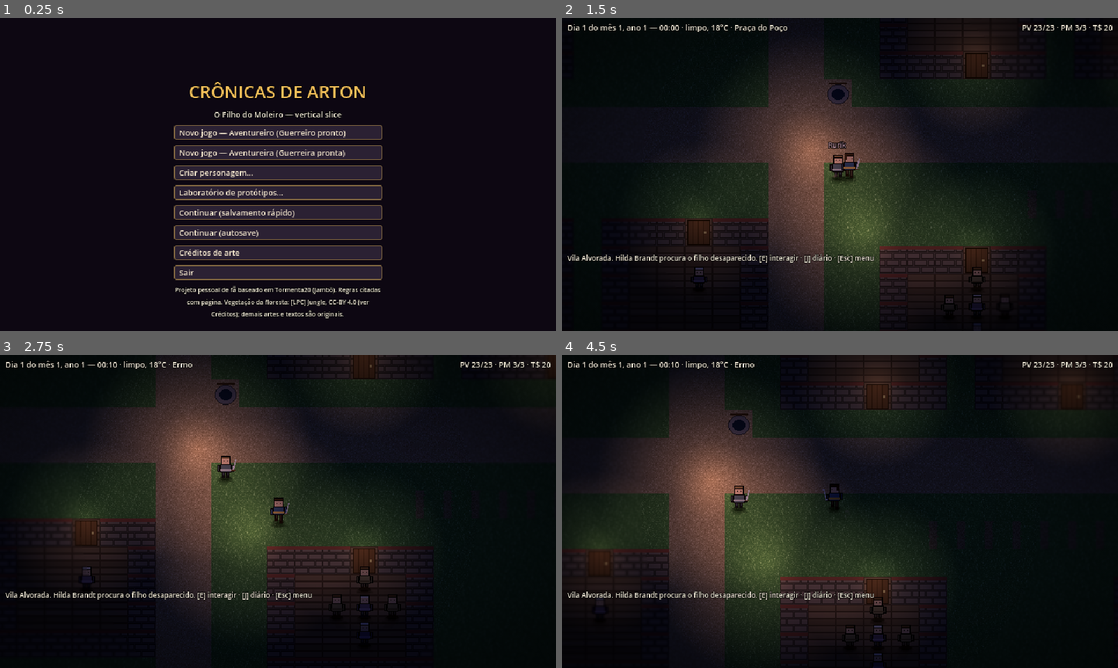
Above: before the commit, frames 1-4 (two rows, left to right).
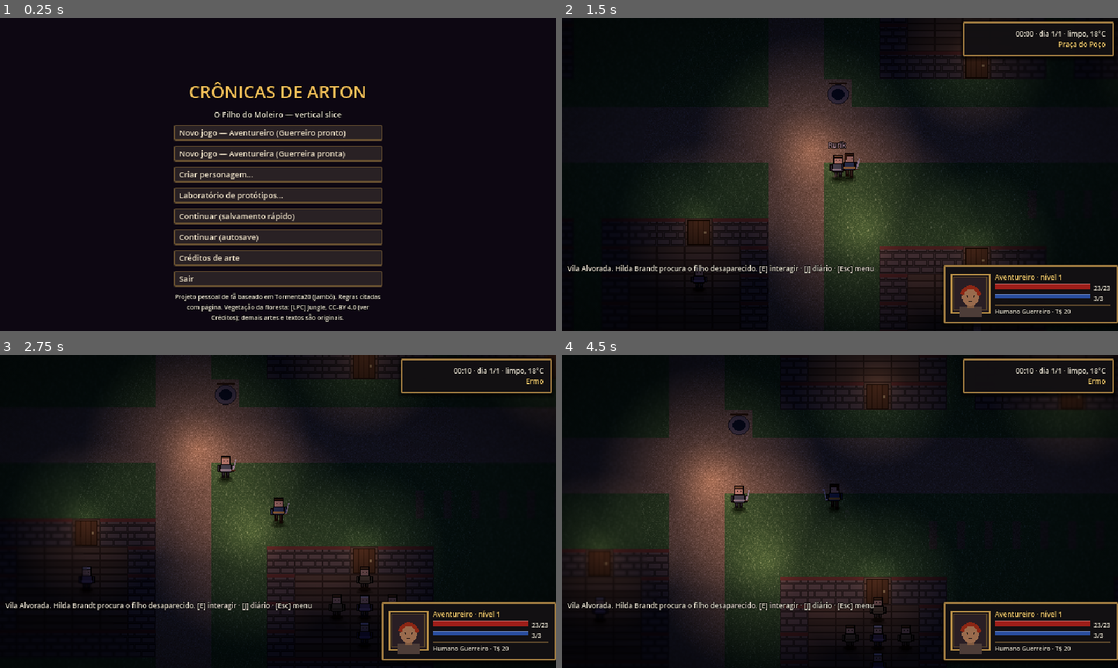
Above: after the commit, the same moments.

Repository: Vihtones/Cronicas-de-arton-1
Game: Godot game, scene res://scenes/main.tscn
Same seed, same stepped clock (60 frames per second), same inputs: the game is played once before the commit and once after it.
Inputs (mouse positions are in pixels of both pictures, inside the frame that each line leads up to):
- Up to frame 1 (0.25 s): no input
- Up to frame 2 (1.5 s): click "Novo jogo — Aventureiro (Guer…" at 0.5 s; tap Enter at 1.25, 1.35 s; move the mouse to (962, 158) at 1.27 s; hold D (move_right) from 1.28 s (still down); click (962, 158) at 1.42 s
- Up to frame 3 (2.75 s): tap Space at 1.52, 2.27 s; move the mouse to (166, 527) at 2.02 s; release D (move_right) at 2.03 s; hold S (move_down) from 2.03 s (still down); tap Keypad Enter at 2.1 s
- Up to frame 4 (4.5 s): move the mouse to (895, 442) at 2.77 s; release S (move_down) at 2.78 s; hold D (move_right) 2.78-3.53 s; tap Backspace at 2.85 s; move the mouse to (812, 574) at 3.52 s; hold W (move_up) 3.53-4.28 s; tap 1 at 3.6 s; click (812, 574) at 3.67 s; tap Space at 3.77 s; move the mouse to (1006, 558) at 4.27 s; hold A (move_left) from 4.28 s (still down); tap 2 at 4.35 s

The runs differ from the first frame. In frame 1, 11% of the frame differs, in the area x 31-69%, y 34-98%; in frame 2, 4.3%; in frame 3, 4.2%; in frame 4, 4.3%.

Commit message:
HUD estilo Stoneshard (placa de estado com retrato e barras, placa de hora), tema novo, janelas animadas, diálogo com retrato e texto progressivo, criação com prévia
Co-Authored-By: Claude Opus 5.5 <noreply@anthropic.com>
Claude-Session: https://claude.ai/code/session_01HZtRiEACHZcGjMf5GEYDgx

Diff:
--- a/src/presentation/ui/ui_root.gd
+++ b/src/presentation/ui/ui_root.gd
@@ -72,33 +72,56 @@
 
 # --- Tema ---------------------------------------------------------------------------
 func _make_theme() -> Theme:
+	## Tema inspirado na interface de Stoneshard (atualização #39): painéis escuros e "monumentais",
+	## moldura sólida de bronze gasto com filete interno, títulos dourados e texto claro legível.
 	var t := Theme.new()
 	t.default_font_size = 9
 	var sb := StyleBoxFlat.new()
-	sb.bg_color = Color(0.09, 0.07, 0.11, 0.92)
-	sb.border_color = Color(0.78, 0.63, 0.3)
-	sb.set_border_width_all(1)
-	sb.set_corner_radius_all(3)
-	sb.set_content_margin_all(6)
+	sb.bg_color = Color(0.075, 0.065, 0.075, 0.94)
+	sb.border_color = Color(0.62, 0.48, 0.25)
+	sb.set_border_width_all(2)
+	sb.set_corner_radius_all(1)
+	sb.set_content_margin_all(8)
+	sb.shadow_color = Color(0, 0, 0, 0.55)
+	sb.shadow_size = 4
+	sb.shadow_offset = Vector2(0, 2)
+	sb.expand_margin_left = 1; sb.expand_margin_right = 1
 	t.set_stylebox("panel", "PanelContainer", sb)
 	var bn := StyleBoxFlat.new()
-	bn.bg_color = Color(0.17, 0.13, 0.2)
-	bn.border_color = Color(0.5, 0.4, 0.25)
-	bn.set_border_width_all(1)
-	bn.set_corner_radius_all(2)
-	bn.content_margin_left = 6; bn.content_margin_right = 6; bn.content_margin_top = 2; bn.content_margin_bottom = 2
-	var bh := bn.duplicate(); bh.bg_color = Color(0.3, 0.22, 0.32); bh.border_color = Color(0.9, 0.75, 0.4)
-	var bd := bn.duplicate(); bd.bg_color = Color(0.12, 0.1, 0.13); bd.border_color = Color(0.3, 0.27, 0.25)
+	bn.bg_color = Color(0.16, 0.13, 0.14)
+	bn.border_color = Color(0.4, 0.31, 0.19)
+	bn.border_width_left = 1; bn.border_width_right = 1; bn.border_width_top = 1; bn.border_width_bottom = 2
+	bn.set_corner_radius_all(1)
+	bn.content_margin_left = 6; bn.content_margin_right = 6; bn.content_margin_top = 2; bn.content_margin_bottom = 3
+	var bh := bn.duplicate(); bh.bg_color = Color(0.27, 0.2, 0.17); bh.border_color = Color(0.86, 0.68, 0.36)
+	var bp := bn.duplicate(); bp.bg_color = Color(0.12, 0.09, 0.09); bp.border_color = Color(0.86, 0.68, 0.36)
+	bp.border_width_top = 2; bp.border_width_bottom = 1
+	var bd := bn.duplicate(); bd.bg_color = Color(0.1, 0.09, 0.1); bd.border_color = Color(0.24, 0.21, 0.19)
 	t.set_stylebox("normal", "Button", bn)
 	t.set_stylebox("hover", "Button", bh)
-	t.set_stylebox("pressed", "Button", bh)
+	t.set_stylebox("pressed", "Button", bp)
 	t.set_stylebox("focus", "Button", bh)
 	t.set_stylebox("disabled", "Button", bd)
-	t.set_color("font_color", "Button", Color(0.95, 0.9, 0.8))
-	t.set_color("font_color", "Label", Color(0.95, 0.92, 0.85))
+	t.set_color("font_color", "Button", Color(0.93, 0.88, 0.78))
+	t.set_color("font_hover_color", "Button", Color(1.0, 0.92, 0.7))
+	t.set_color("font_disabled_color", "Button", Color(0.5, 0.47, 0.44))
+	t.set_color("font_color", "Label", Color(0.93, 0.9, 0.84))
 	t.set_color("font_outline_color", "Label", Color(0, 0, 0))
 	t.set_constant("outline_size", "Label", 2)
+	t.set_constant("line_spacing", "Label", 1)
 	t.set_font_size("font_size", "Button", 9)
+	var sep := StyleBoxLine.new()
+	sep.color = Color(0.45, 0.35, 0.2, 0.8)
+	sep.thickness = 1
+	t.set_stylebox("separator", "HSeparator", sep)
+	var grab := StyleBoxFlat.new()
+	grab.bg_color = Color(0.55, 0.42, 0.22)
+	grab.set_corner_radius_all(1)
+	t.set_stylebox("grabber", "VScrollBar", grab)
+	t.set_stylebox("grabber_highlight", "VScrollBar", grab)
+	var track := StyleBoxFlat.new()
+	track.bg_color = Color(0.1, 0.08, 0.09)
+	t.set_stylebox("scroll", "VScrollBar", track)
 	return t
 
 
@@ -106,7 +129,20 @@
 	var p := PanelContainer.new()
 	parent.add_child(p)
 	p.set_anchors_preset(anchor_preset)
+	p.visibility_changed.connect(_on_panel_shown.bind(p))
 	return p
+
+
+## Janelas entram com um leve crescimento e fade (sensação de peso, sem demora: 0,12 s).
+func _on_panel_shown(p: Control) -> void:
+	if not p.visible or Game.settings.reduce_motion:
+		return
+	p.pivot_offset = p.size / 2.0
+	p.scale = Vector2(0.96, 0.96)
+	p.modulate.a = 0.0
+	var tw := p.create_tween().set_parallel(true)
+	tw.tween_property(p, "scale", Vector2.ONE, 0.12).set_trans(Tween.TRANS_BACK).set_ease(Tween.EASE_OUT)
+	tw.tween_property(p, "modulate:a", 1.0, 0.1)
 
 
 func _label(text: String = "", size: int = 9) -> Label:
@@ -127,25 +163,101 @@
 
 
 # --- HUD ------------------------------------------------------------------------------
+var hud_status: PanelContainer
+var hud_portrait: Portrait
+var hud_name: Label
+var bar_pv: ProgressBar
+var bar_pm: ProgressBar
+var bar_xp: ProgressBar
+var lbl_pv: Label
+var lbl_pm: Label
+var hud_clock: PanelContainer
+var lbl_clock: Label
+var lbl_place: Label
+
+
+func _bar(col: Color, h: float) -> ProgressBar:
+	var b := ProgressBar.new()
+	b.show_percentage = false
+	b.custom_minimum_size = Vector2(110, h)
+	var bg := StyleBoxFlat.new()
+	bg.bg_color = Color(0.05, 0.04, 0.05)
+	bg.border_color = Color(0.36, 0.28, 0.17)
+	bg.set_border_width_all(1)
+	var fg := StyleBoxFlat.new()
+	fg.bg_color = col
+	fg.border_color = col.lightened(0.35)
+	fg.border_width_top = 1
+	b.add_theme_stylebox_override("background", bg)
+	b.add_theme_stylebox_override("fill", fg)
+	return b
+
+
 func _build_hud(root: Control) -> void:
-	hud_top = _label("", 9)
-	hud_top.position = Vector2(6, 4)
-	hud_top.size = Vector2(420, 24)
-	hud_top.autowrap_mode = TextServer.AUTOWRAP_OFF
+	# placa de estado (canto inferior direito): retrato com expressão, nome, PV, PM e XP
+	hud_status = _panel(root, Control.PRESET_TOP_LEFT)
+	hud_status.position = Vector2(440, 284)
+	hud_status.custom_minimum_size = Vector2(194, 0)
+	var row := HBoxContainer.new()
+	row.add_theme_constant_override("separation", 6)
+	hud_status.add_child(row)
+	hud_portrait = Portrait.new()
+	hud_portrait.custom_minimum_size = Vector2(44, 44)
+	hud_portrait.size_flags_vertical = Control.SIZE_SHRINK_CENTER
+	row.add_child(hud_portrait)
+	var col := VBoxContainer.new()
+	col.add_theme_constant_override("separation", 1)
+	row.add_child(col)
+	hud_name = _label("", 8)
+	hud_name.autowrap_mode = TextServer.AUTOWRAP_OFF
+	hud_name.add_theme_color_override("font_color", Color(0.98, 0.82, 0.45))
+	col.add_child(hud_name)
+	var pv_row := HBoxContainer.new()
+	bar_pv = _bar(Color(0.62, 0.12, 0.1), 7)
+	pv_row.add_child(bar_pv)
+	lbl_pv = _label("", 7)
+	lbl_pv.autowrap_mode = TextServer.AUTOWRAP_OFF
+	pv_row.add_child(lbl_pv)
+	col.add_child(pv_row)
+	var pm_row := HBoxContainer.new()
+	bar_pm = _bar(Color(0.16, 0.3, 0.62), 5)
+	pm_row.add_child(bar_pm)
+	lbl_pm = _label("", 7)
+	lbl_pm.autowrap_mode = TextServer.AUTOWRAP_OFF
+	pm_row.add_child(lbl_pm)
+	col.add_child(pm_row)
+	bar_xp = _bar(Color(0.75, 0.6, 0.25), 2)
+	col.add_child(bar_xp)
+	hud_right = _label("", 7)
+	hud_right.autowrap_mode = TextServer.AUTOWRAP_OFF
+	col.add_child(hud_right)
+	# placa de hora e lugar (canto superior direito)
+	hud_clock = _panel(root, Control.PRESET_TOP_LEFT)
+	hud_clock.position = Vector2(462, 4)
+	hud_clock.custom_minimum_size = Vector2(172, 0)
+	var cv := VBoxContainer.new()
+	cv.add_theme_constant_override("separation", 0)
+	hud_clock.add_child(cv)
+	lbl_clock = _label("", 8)
+	lbl_clock.autowrap_mode = TextServer.AUTOWRAP_OFF
+	lbl_clock.horizontal_alignment = HORIZONTAL_ALIGNMENT_RIGHT
+	cv.add_child(lbl_clock)
+	lbl_place = _label("", 8)
+	lbl_place.autowrap_mode = TextServer.AUTOWRAP_OFF
+	lbl_place.horizontal_alignment = HORIZONTAL_ALIGNMENT_RIGHT
+	lbl_place.add_theme_color_override("font_color", Color(0.98, 0.82, 0.45))
+	cv.add_child(lbl_place)
+	hud_top = _label("", 8)   # mantido para compatibilidade (texto completo, oculto)
+	hud_top.visible = false
 	root.add_child(hud_top)
-	hud_right = _label("", 9)
-	hud_right.horizontal_alignment = HORIZONTAL_ALIGNMENT_RIGHT
-	hud_right.position = Vector2(400, 4)
-	hud_right.size = Vector2(234, 40)
-	root.add_child(hud_right)
 	signals_label = _label("", 8)
-	signals_label.position = Vector2(6, 26)
+	signals_label.position = Vector2(6, 6)
 	signals_label.size = Vector2(380, 30)
 	signals_label.add_theme_color_override("font_color", Color(0.8, 0.9, 1.0))
 	root.add_child(signals_label)
 	log_box = VBoxContainer.new()
-	log_box.position = Vector2(6, 270)
-	log_box.size = Vector2(400, 80)
+	log_box.position = Vector2(6, 282)
+	log_box.size = Vector2(430, 72)
 	log_box.add_theme_constant_override("separation", 0)
 	log_box.mouse_filter = Control.MOUSE_FILTER_IGNORE
 	root.add_child(log_box)
@@ -180,9 +292,28 @@
 	var loc := Game.db.location(Game.db.location_at(Game.player_tile()))
 	var weather_txt: String = ("%s, %d°C" % [wm.region.condition, wm.region.temp_c]) if wm.enabled else "—"
 	hud_top.text = "Dia %d do mês %d, ano %d — %02d:%02d · %s · %s" % [c.day, c.month, c.year, c.hour, c.minute, weather_txt, loc.get("name", "Ermo")]
-	var s := w.player_sheet
+	lbl_clock.text = "%02d:%02d · dia %d/%d · %s" % [c.hour, c.minute, c.day, c.month, weather_txt]
+	lbl_place.text = str(loc.get("name", "Ermo"))
+	var s: CharacterSheet = w.modules.combat.sim.c("player").sheet if w.modules.combat.active else w.player_sheet
 	var sneak: bool = w.modules.combat.stance_sneak
-	hud_right.text = "PV %d/%d · PM %d/%d · T$ %d\n%s" % [s.pv, s.pv_max, s.pm, s.pm_max, w.player.gold, "[Furtivo]" if sneak else ""]
+	hud_name.text = "%s · nível %d" % [s.name, s.level]
+	bar_pv.max_value = maxi(1, s.pv_max); bar_pv.value = maxi(0, s.pv)
+	bar_pm.max_value = maxi(1, s.pm_max); bar_pm.value = maxi(0, s.pm)
+	lbl_pv.text = "%d/%d" % [s.pv, s.pv_max]
+	lbl_pm.text = "%d/%d" % [s.pm, s.pm_max]
+	var prog: ProgressionModule = w.modules.progression
+	bar_xp.max_value = maxi(1, prog.xp_to_next()); bar_xp.value = s.xp
+	hud_right.text = "%s %s · T$ %d%s" % [CharacterBuilder.RACE_NAMES.get(s.race_id, ""), s.class_id.capitalize(), w.player.gold, " · furtivo" if sneak else ""]
+	if hud_portrait.actor_id != "player" or hud_portrait.race != s.race_id:
+		hud_portrait.set_actor("player", s.race_id)
+	var ratio := float(s.pv) / maxf(1.0, s.pv_max)
+	var expr := "neutro" if ratio > 0.6 else ("determinado" if ratio > 0.3 else "dor")
+	if s.pv <= 0: expr = "medo"
+	if hud_portrait.expression != expr:
+		hud_portrait.set_expression(expr)
+	var busy := panel_journal.visible or panel_shop.visible or panel_pause.visible or panel_dialogue.visible
+	hud_status.visible = Game.mode in [Game.Mode.EXPLORE, Game.Mode.COMBAT] and not busy
+	hud_clock.visible = Game.mode == Game.Mode.EXPLORE and not busy
 	var sig: Array = []
 	for x in w.modules.exploration.nearby_signals(2):
 		sig.append(x.signal)
@@ -230,24 +361,51 @@
 
 
 # --- Diálogo ----------------------------------------------------------------------------------
+var dlg_portrait: Portrait
+var _type_tween: Tween
+
+
 func _build_dialogue(root: Control) -> void:
 	panel_dialogue = _panel(root, Control.PRESET_BOTTOM_WIDE)
-	panel_dialogue.offset_top = -150
-	panel_dialogue.offset_left = 20
-	panel_dialogue.offset_right = -20
-	panel_dialogue.offset_bottom = -8
+	panel_dialogue.offset_top = -132
+	panel_dialogue.offset_left = 12
+	panel_dialogue.offset_right = -12
+	panel_dialogue.offset_bottom = -6
+	var row := HBoxContainer.new()
+	row.add_theme_constant_override("separation", 8)
+	panel_dialogue.add_child(row)
+	dlg_portrait = Portrait.new()
+	dlg_portrait.custom_minimum_size = Vector2(76, 76)
+	dlg_portrait.size_flags_vertical = Control.SIZE_SHRINK_BEGIN
+	row.add_child(dlg_portrait)
 	var v := VBoxContainer.new()
-	panel_dialogue.add_child(v)
+	v.size_flags_horizontal = Control.SIZE_EXPAND_FILL
+	v.add_theme_constant_override("separation", 2)
+	row.add_child(v)
 	dlg_name = _label("", 10)
 	dlg_name.add_theme_color_override("font_color", Color(1, 0.85, 0.45))
 	v.add_child(dlg_name)
+	v.add_child(HSeparator.new())
 	dlg_text = _label("", 9)
-	dlg_text.custom_minimum_size = Vector2(560, 30)
+	dlg_text.custom_minimum_size = Vector2(500, 30)
 	v.add_child(dlg_text)
 	dlg_opts = VBoxContainer.new()
 	dlg_opts.add_theme_constant_override("separation", 1)
 	v.add_child(dlg_opts)
 	panel_dialogue.visible = false
+
+
+## Texto aparece letra a letra (rápido; reduzir movimento mostra tudo de uma vez).
+func _typewrite(lbl: Label, txt: String) -> void:
+	if _type_tween and _type_tween.is_valid():
+		_type_tween.kill()
+	lbl.text = txt
+	if Game.settings.reduce_motion:
+		lbl.visible_ratio = 1.0
+		return
+	lbl.visible_ratio = 0.0
+	_type_tween = lbl.create_tween()
+	_type_tween.tween_property(lbl, "visible_ratio", 1.0, clampf(txt.length() / 90.0, 0.15, 1.2))
 
 
 func refresh_dialogue() -> void:
@@ -258,10 +416,14 @@
 		return
 	panel_dialogue.visible = true
 	dlg_name.text = view.name
+	if dlg_portrait.actor_id != view.npc:
+		dlg_portrait.set_actor(view.npc, "humano")
+		dlg_portrait.set_expression("neutro")
 	var base: String = view.text
 	if base != _dlg_shown_text:
 		_dlg_shown_text = base
-		dlg_text.text = base
+		_typewrite(dlg_text, base)
+		dlg_portrait.set_expression(_tone_expression(base))
 		var d := Game.world.npc_def(view.npc)
 		Game.dialogue_provider.verbalize_async(view.npc, base, {"name": d.get("name", ""), "profession": d.get("profession", ""),
 			"allowed_names": ["Tomas", "Hilda", "Otto", "Lena", "Valkaria", "Khalmyr", "Kael", "Dorn", "Elsa", "Rosana"]},
@@ -270,6 +432,16 @@
 		c.queue_free()
 	for o in view.options:
 		dlg_opts.add_child(_button("%d. %s" % [o.index + 1, o.text], _choose.bind(o.index)))
+
+
+## Expressão provisória pelo tom da fala (até o diálogo ter emoção explícita por nó).
+func _tone_expression(txt: String) -> String:
+	var t := txt.to_lower()
+	if t.contains("!") and (t.contains("socorro") or t.contains("filho") or t.contains("por favor")): return "medo"
+	if t.contains("obrigad") or t.contains("graças") or t.contains("bem-vind"): return "alegria"
+	if t.contains("fora") or t.contains("suma") or t.contains("ladr") or t.contains("estranho"): return "furioso"
+	if t.contains("?"): return "concentrado"
+	return "neutro"
 
 
 func _choose(i: int) -> void:
@@ -724,10 +896,37 @@
 func _refresh_creation() -> void:
 	for c in panel_creation.get_children():
 		c.queue_free()
+	var split := HBoxContainer.new()
+	split.add_theme_constant_override("separation", 8)
+	panel_creation.add_child(split)
 	var sc := ScrollContainer.new()
-	sc.custom_minimum_size = Vector2(460, 300)
+	sc.custom_minimum_size = Vector2(372, 312)
 	sc.horizontal_scroll_mode = ScrollContainer.SCROLL_MODE_DISABLED
-	panel_creation.add_child(sc)
+	split.add_child(sc)
+	# prévia à direita: retrato, figura com a aparência provisória da raça e resumo
+	var pv := VBoxContainer.new()
+	pv.custom_minimum_size = Vector2(104, 0)
+	split.add_child(pv)
+	var ptr := Portrait.new()
+	ptr.custom_minimum_size = Vector2(96, 96)
+	ptr.set_actor("player", _creation.race)
+	ptr.set_expression("determinado")
+	pv.add_child(ptr)
+	var fig := TextureRect.new()
+	var at := AtlasTexture.new()
+	at.atlas = load("res://assets/chars/player.png")
+	at.region = Rect2(0, 0, 32, 32)
+	fig.texture = at
+	fig.texture_filter = CanvasItem.TEXTURE_FILTER_NEAREST
+	fig.stretch_mode = TextureRect.STRETCH_KEEP_ASPECT_CENTERED
+	var look := RaceLook.of(_creation.race)
+	fig.custom_minimum_size = Vector2(96, 96 * float(look.scale))
+	fig.expand_mode = TextureRect.EXPAND_IGNORE_SIZE
+	fig.self_modulate = look.tint
+	pv.add_child(fig)
+	var pv_info := _label("", 8)
+	pv_info.custom_minimum_size = Vector2(100, 0)
+	pv.add_child(pv_info)
 	var v := VBoxContainer.new()
 	v.size_flags_horizontal = Control.SIZE_EXPAND_FILL
 	sc.add_child(v)
@@ -796,6 +995,8 @@
 	var errs := CharacterBuilder.validate_skills(Game.rules, _creation["class"], _creation.race, base.attrs, _creation.class_picks, _creation.free_picks) \
 		if not _creation.class_picks.is_empty() else PackedStringArray()
 	var s := CharacterBuilder.build_from(Game.rules, b_dict)
+	pv_info.text = "%s\n%s\nPV %d · PM %d\nDefesa %d\n%.0fm · %s" % [CharacterBuilder.RACE_NAMES[_creation.race], _creation["class"].capitalize(),
+		s.pv_max, s.pm_max, s.defense(Game.rules), s.speed_m, s.size]
 	v.add_child(_label("Resultado: PV %d · PM %d · Defesa %d · Deslocamento %.0fm · Perícias: %s%s" % [s.pv_max, s.pm_max, s.defense(Game.rules), s.speed_m,
 		", ".join(Array(s.trained)), ("\nMagias: " + ", ".join(Array(s.spells)) + ((" · caminho " + s.arcane_path) if s.arcane_path != "" else "")) if not s.spells.is_empty() else ""], 8))
 	if _creation.class_picks.is_empty():
@@ -901,6 +1102,8 @@
 		panel_lab.visible = false
 	panel_over.visible = m == Game.Mode.GAMEOVER
 	combat_bar.visible = m == Game.Mode.COMBAT
+	hud_status.visible = m in [Game.Mode.EXPLORE, Game.Mode.COMBAT]
+	hud_clock.visible = m == Game.Mode.EXPLORE
 	if m != Game.Mode.DIALOGUE:
 		panel_dialogue.visible = false
 		_dlg_shown_text = ""
